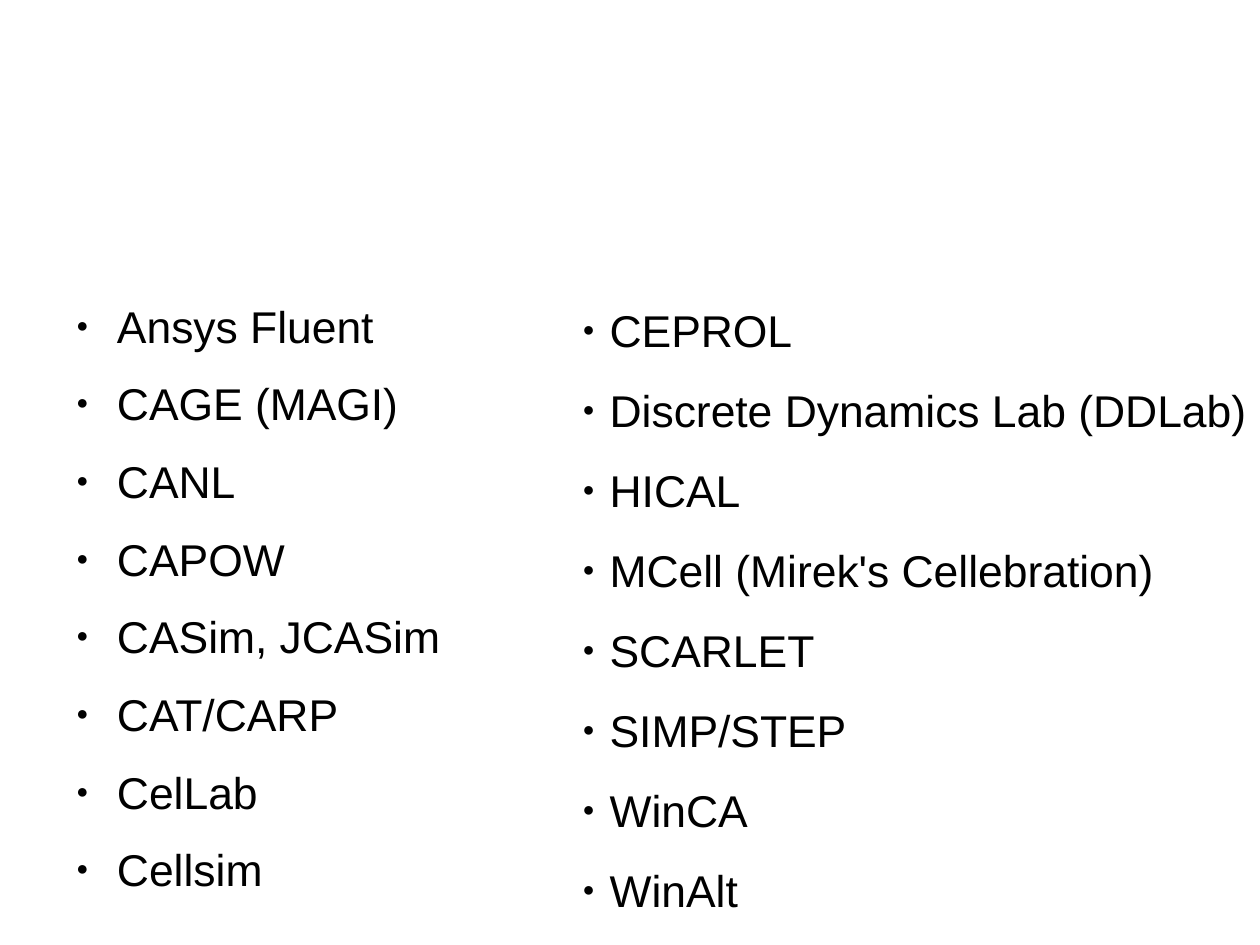
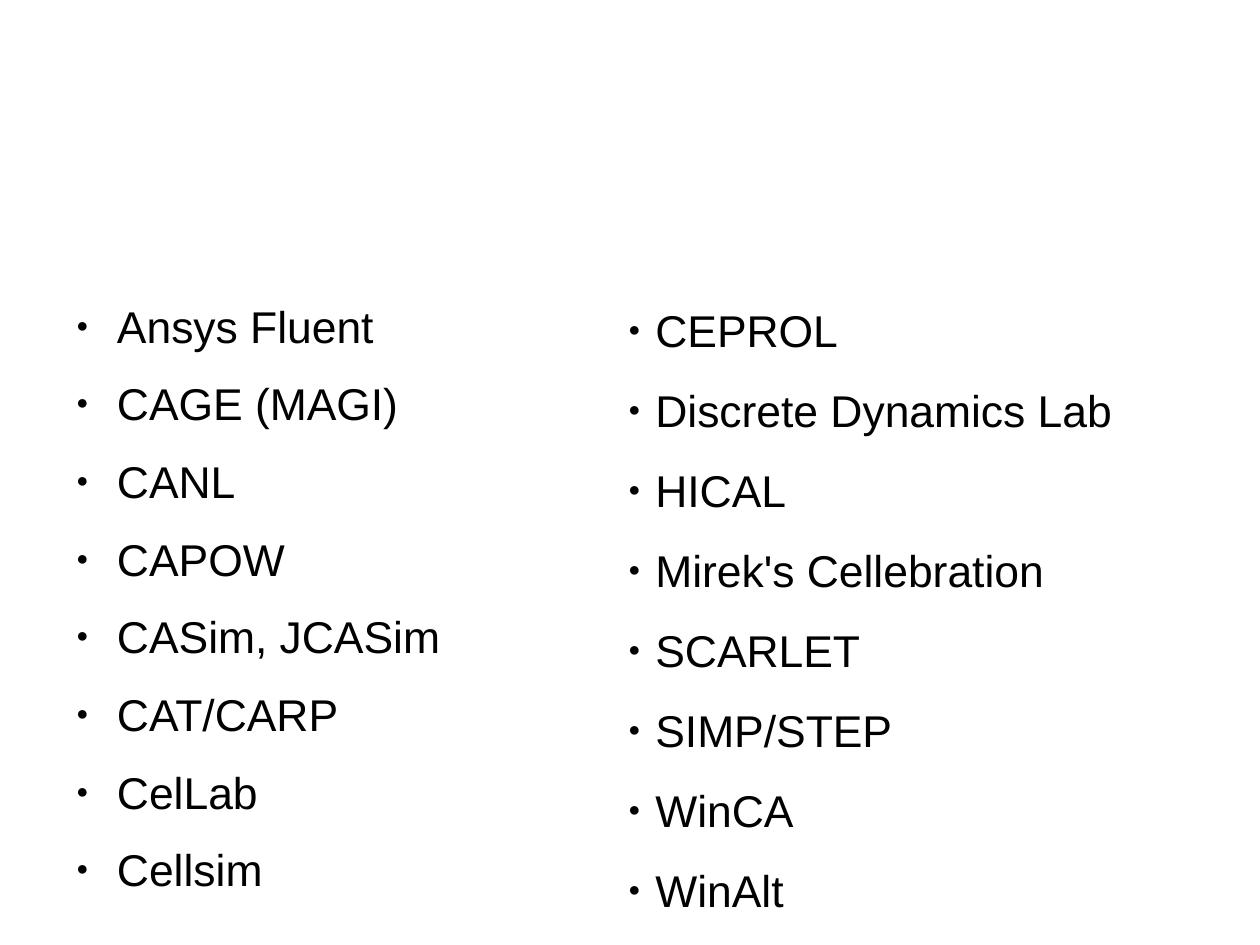
Before and after one commit to zaic/cavis, a slide deck: slide 7 of doc/issc.odp. Drawn at 1260x945 pixels with LibreOffice and Linux fonts; fonts in the diff are those of the drawing; background and template pictures are left out. Boxes give left, top, right and bottom in pixels: in the first picture for what was removed or moved away, otherwise in the second. Text is boxed around its words. In the diff, an @@ line names an element or a change of style, - is before the commit and + after.

```diff
--- a/doc/issc.odp
+++ b/doc/issc.odp
@@ text "CEPROL": place and size @@
-text "CEPROL" at box(610, 316, 1246, 908)
+text "CEPROL" at box(655, 316, 1112, 908)
@@ text at box(655, 394, 1112, 436): text changed @@
-● Discrete Dynamics Lab (DDLab)
+● Discrete Dynamics Lab
@@ text at box(655, 554, 1044, 588): text changed @@
-● MCell (Mirek's Cellebration)
+● Mirek's Cellebration
```
Also in this commit, not shown: 7 other slides changed, 2 slides added, 1 slide removed, 3 other files.
